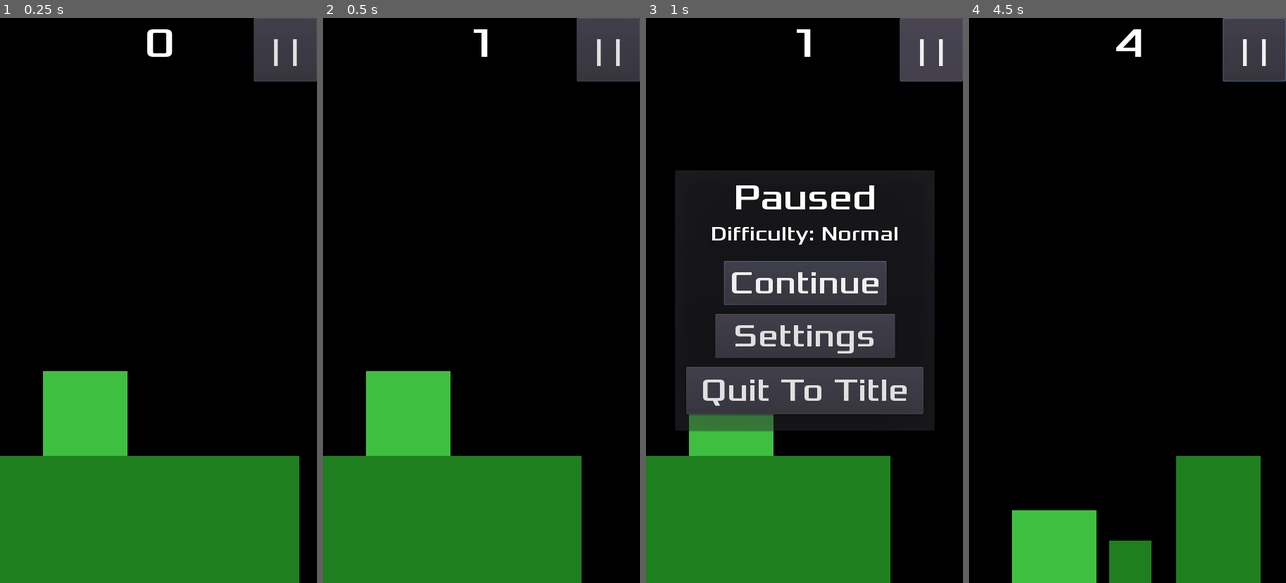
Above: before the commit, frames 1-4 (left to right).
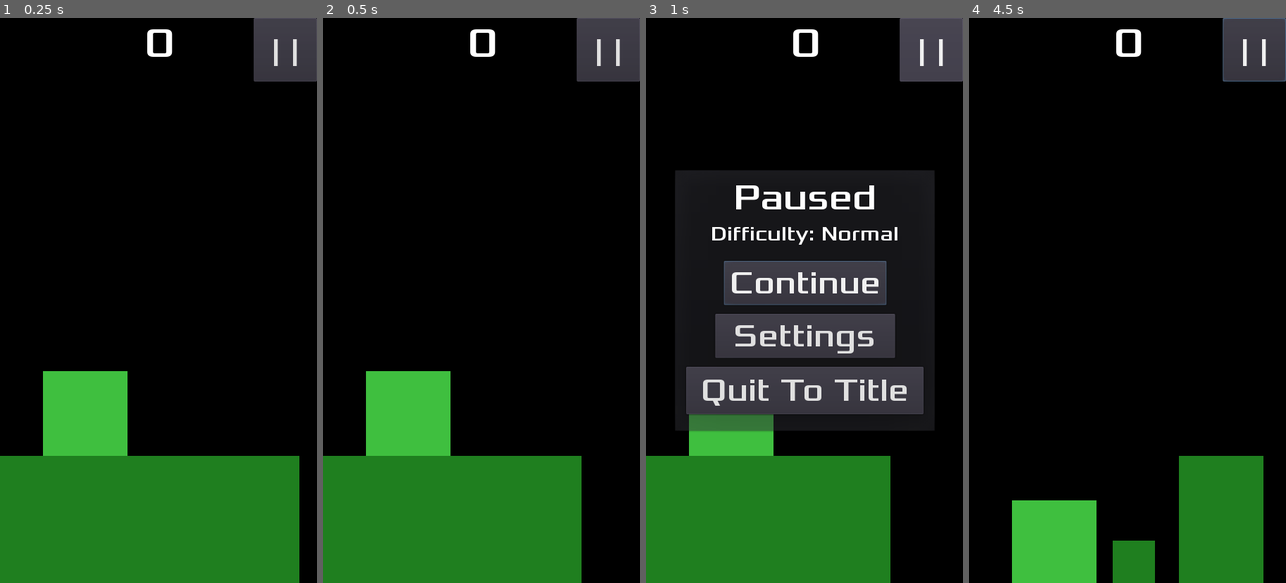
Above: after the commit, the same moments.

Repository: tomas7770/RunJump
Game: Godot game, scene res://scenes/Main/Main.tscn
The game is run twice, just before and just after one commit, with the same random seed, the same clock (stepped at 60 frames per second) and the same inputs. This scene is started directly instead of the project's main scene.
Inputs:
- Up to frame 1 (0.25 s): no input
- Up to frame 2 (0.5 s): no input
- Up to frame 3 (1 s): click "| |" at 0.5 s
- Up to frame 4 (4.5 s): click "Continue" at 1.25 s; click "| |" at 2 s; click "Continue" at 2.75 s; click "| |" at 3.5 s; click "Continue" at 4.25 s

Frame 1 is identical in both runs. In frame 2, 0.3% of the frame differs, in the area x 46-55%, y 2-7%; in frame 3, 0.3%; in frame 4, 1.2%, in the area x 13-93%, y 2-100%.

Commit message:
Add a delay before score starts counting
...to minimize minimum possible score

Diff:
--- a/scenes/Main/Main.gd
+++ b/scenes/Main/Main.gd
@@ -16,11 +16,13 @@
 var speed
 var last_height
 var current_difficulty
+var in_preparation
 
 # Called when the node enters the scene tree for the first time.
 func _ready():
 	_add_player()
 	new_game()
+	GlobalVariables.connect("on_pause", self, "_on_pause")
 
 func _add_player():
 	var player_scene = GlobalVariables.load_character_scene(GlobalVariables.selected_character)
@@ -65,6 +67,7 @@
 	speed = initial_speed
 	last_height = initial_height
 	current_difficulty = GlobalVariables.selected_difficulty
+	in_preparation = true
 	$HUD.update_score(score)
 	$HUD.update_difficulty_label(current_difficulty)
 	$HUD.update_highscore_label(GlobalVariables.highscore_get())
@@ -82,9 +85,8 @@
 	plat.bodyposition = Vector2(32*plat.bodyscale.x,screen_size.y-32*plat.bodyscale.y)
 	plat.reset_interpolation()
 	$SpawnTimer.set_paused(false)
-	$ScoreTimer.set_paused(false)
 	$SpawnTimer.start(1.5*distance_scale/speed)
-	$ScoreTimer.start()
+	$PreparationTimer.start()
 
 # Called every frame. 'delta' is the elapsed time since the previous frame.
 func _process(_delta):
@@ -97,18 +99,23 @@
 				$HUD.newhighscore(old_highscore, score)
 			GlobalVariables.highscore_set(score, current_difficulty)
 			$HUD.game_over()
-		if $SpawnTimer.is_paused() or $ScoreTimer.is_paused():
-			$SpawnTimer.set_paused(false)
-			$ScoreTimer.set_paused(false)
-	elif !($SpawnTimer.is_paused()) or !($ScoreTimer.is_paused()):
-		$SpawnTimer.set_paused(true)
-		$ScoreTimer.set_paused(true)
 
 func _physics_process(delta):
 	if !(GlobalVariables.pause):
 		var plats = get_tree().get_nodes_in_group("Platforms")
 		for platX in plats:
 			platX.bodyposition.x -= speed*delta
+
+func _on_pause(pause):
+	$SpawnTimer.set_paused(pause)
+	if pause:
+		$ScoreTimer.set_paused(true)
+		$PreparationTimer.set_paused(true)
+	else:
+		if in_preparation:
+			$PreparationTimer.set_paused(false)
+		else:
+			$ScoreTimer.set_paused(false)
 
 func _on_SpawnTimer_timeout():
 	var plat = Platform.instance()
@@ -126,5 +133,11 @@
 	speed = min(speed+_get_speed_increment(), speed_cap)
 	$HUD.update_score(score)
 
+func _on_PreparationTimer_timeout():
+	in_preparation = false
+	$ScoreTimer.start()
+	# Pause ScoreTimer if game paused, just in case...
+	$ScoreTimer.set_paused(GlobalVariables.pause)
+
 func _exit_tree():
 	GlobalVariables.highscore_set(score, current_difficulty)
--- a/scenes/Main/Main.tscn
+++ b/scenes/Main/Main.tscn
@@ -28,7 +28,13 @@
 process_mode = 0
 wait_time = 0.5
 
+[node name="PreparationTimer" type="Timer" parent="."]
+process_mode = 0
+wait_time = 2.0
+one_shot = true
+
 [node name="HUD" parent="." instance=ExtResource( 4 )]
 
 [connection signal="timeout" from="SpawnTimer" to="." method="_on_SpawnTimer_timeout"]
 [connection signal="timeout" from="ScoreTimer" to="." method="_on_ScoreTimer_timeout"]
+[connection signal="timeout" from="PreparationTimer" to="." method="_on_PreparationTimer_timeout"]
